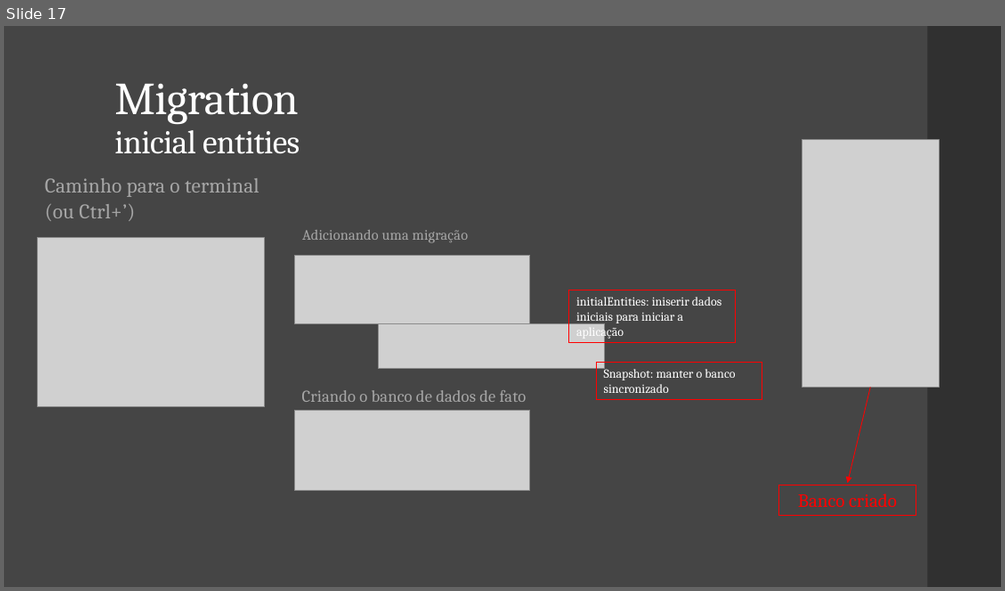
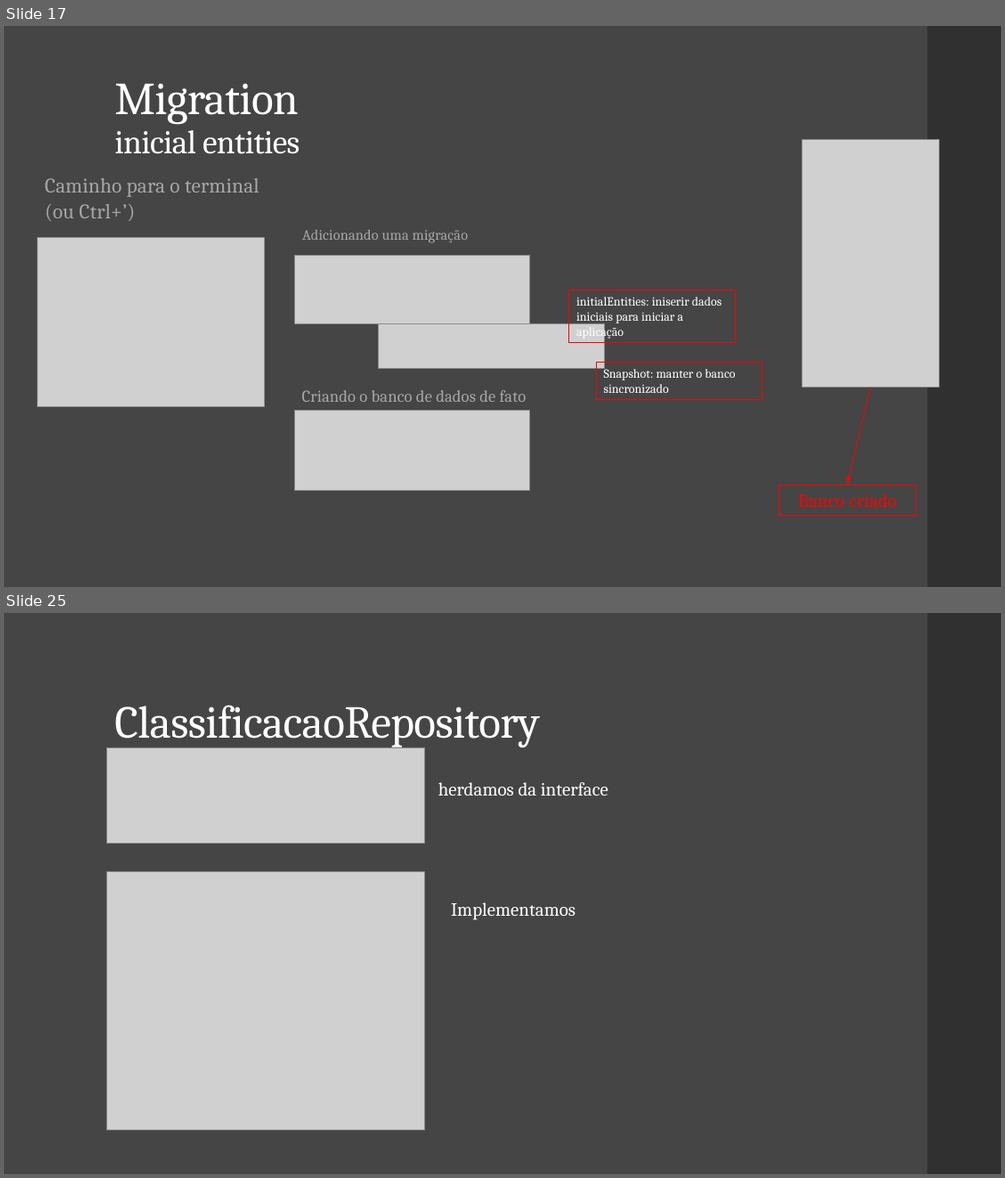
Before and after one commit to Filipe-Alexandre/TIPI04, a slide deck: aulas/saida-02-Back-end/Csharp/DocumentacaoMVC.pptx. Shown one above the other, each under a label of ours: slide 17 before the commit, slides 17 and 25 after it; the slides between them are not shown. The pictures are 1005x591 and 1005x1178 pixels, drawn with LibreOffice and Linux fonts; fonts in the diff are those of the drawing; grey boxes stand for pictures. Boxes give left, top, right and bottom in pixels: in the first picture for what was removed or moved away, otherwise in the second. Text is boxed around its words. In the diff, an @@ line names an element or a change of style, - is before the commit and + after.

```diff
--- a/aulas/saida-02-Back-end/Csharp/DocumentacaoMVC.pptx
+++ b/aulas/saida-02-Back-end/Csharp/DocumentacaoMVC.pptx
@@ slide 25 added at [4,613,1001,1174], background #454545; not listed: 1 template element that a slide beside it also shows @@
@@ title added at [114,705,540,747], 44 pt, text #FFFFFF @@
+ClassificacaoRepository
@@ picture added at [107,747,424,843] @@
@@ text added at [438,782,608,795], 18 pt, text #FFFFFF @@
+herdamos da interface
@@ picture added at [107,871,424,1130] @@
@@ text added at [451,902,575,920], 18 pt, text #FFFFFF @@
+Implementamos
```
Also in this commit, not shown: 12 other slides added.
